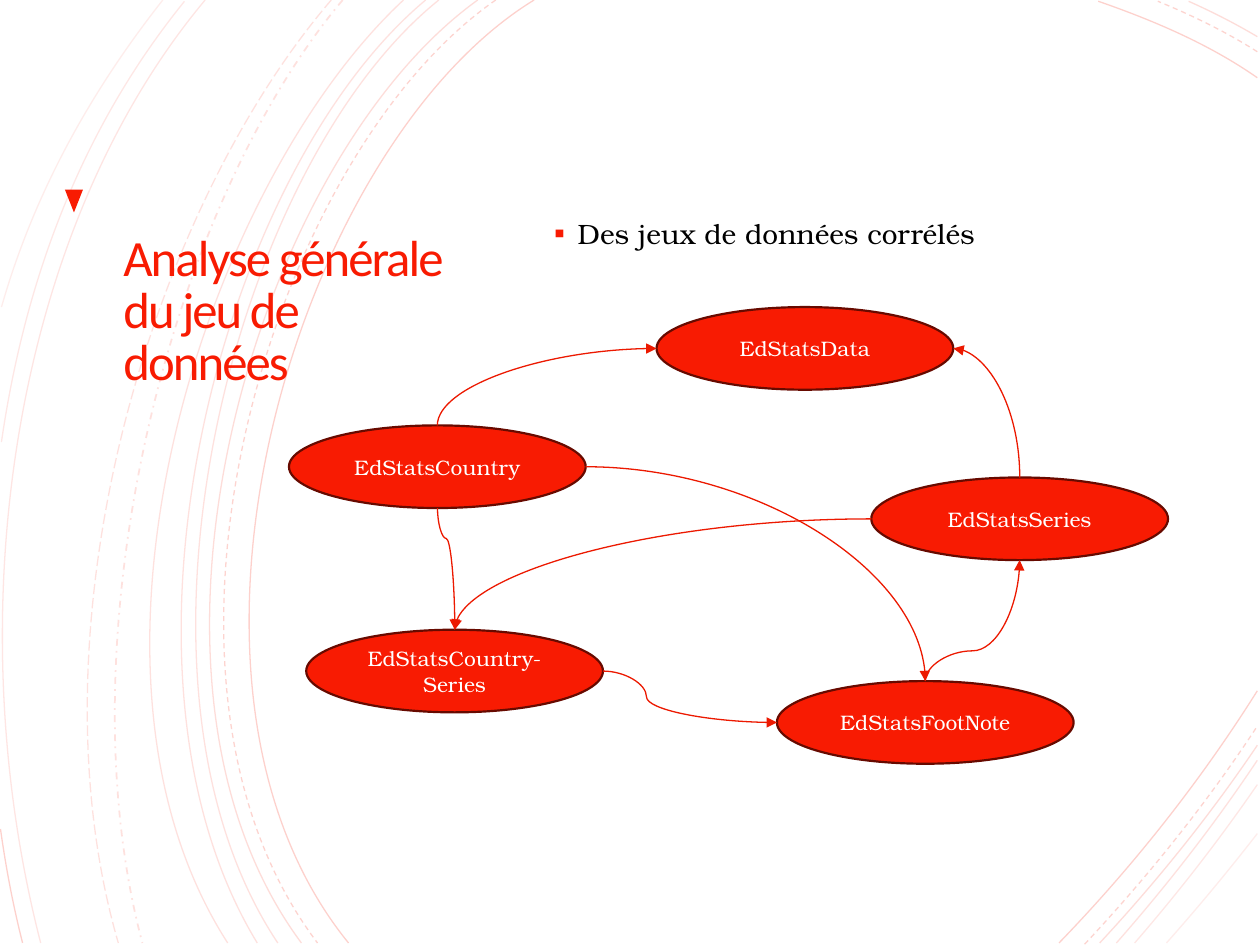
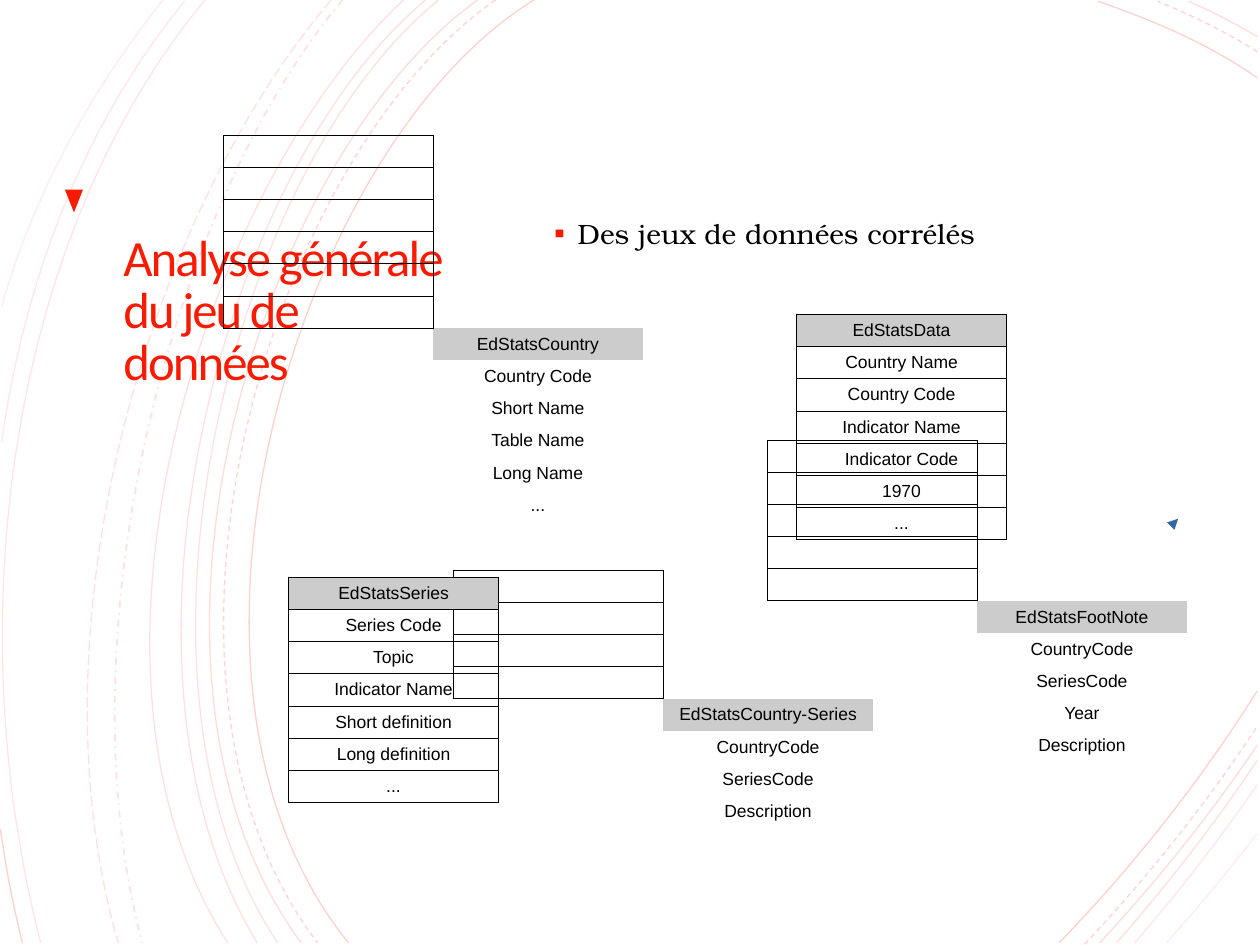
Before and after one commit to lalende/OpenClassRooms-Certification-Data-Scientist, a slide deck: slide 6 of Projet 2 - Analysez des données de systèmes éducatifs/Projet 2.pptx. Drawn at 1260x945 pixels with LibreOffice and Linux fonts; fonts in the diff are those of the drawing. Boxes give left, top, right and bottom in pixels: in the first picture for what was removed or moved away, otherwise in the second. Text is boxed around its words. In the diff, an @@ line names an element or a change of style, - is before the commit and + after.

```diff
--- a/Projet 2 - Analysez des données de systèmes éducatifs/Projet 2.pptx
+++ b/Projet 2 - Analysez des données de systèmes éducatifs/Projet 2.pptx
@@ freeform shape at (48, 0, 494, 944): outline redrawn @@
@@ table added at (433, 329, 643, 487), 6 rows, 1 columns @@
+EdStatsCountry
+Country Code
+Short Name
+Table Name
+Long Name
+...
@@ ellipse removed at (656, 307, 954, 391) @@
-EdStatsData
@@ table added at (796, 315, 1005, 501), 7 rows, 1 columns @@
+EdStatsData
+Country Name
+Country Code
+Indicator Name
+Indicator Code
+1970
+...
@@ curved arrow removed from (437, 426) to (656, 349) @@
@@ curved arrow removed from (1019, 478) to (954, 349) @@
@@ ellipse removed at (289, 426, 586, 509) @@
-EdStatsCountry
@@ curved arrow removed from (586, 466) to (925, 682) @@
@@ ellipse removed at (872, 478, 1169, 561) @@
-EdStatsSeries
@@ curved arrow removed from (437, 508) to (455, 630) @@
@@ curved arrow removed from (872, 519) to (455, 630) @@
@@ curved arrow added from (1178, 519) to (1178, 519), #3465A4 0 pt @@
@@ curved arrow removed from (925, 682) to (1019, 561) @@
@@ table added at (289, 577, 498, 768), 7 rows, 1 columns @@
+EdStatsSeries
+Series Code
+Topic
+Indicator Name
+Short definition
+Long definition
+...
@@ table added at (978, 601, 1187, 759), 5 rows, 1 columns @@
+EdStatsFootNote
+CountryCode
+SeriesCode
+Year
+Description
@@ ellipse removed at (306, 630, 604, 713) @@
-EdStatsCountry-Series
@@ curved arrow removed from (604, 672) to (777, 722) @@
@@ ellipse removed at (777, 682, 1075, 765) @@
-EdStatsFootNote
@@ table added at (663, 699, 872, 825), 4 rows, 1 columns @@
+EdStatsCountry-Series
+CountryCode
+SeriesCode
+Description
@@ freeform shape at (1085, 727, 1257, 944): outline redrawn @@
```
Also in this commit, not shown: 17 other slides changed, 1 slide added.
